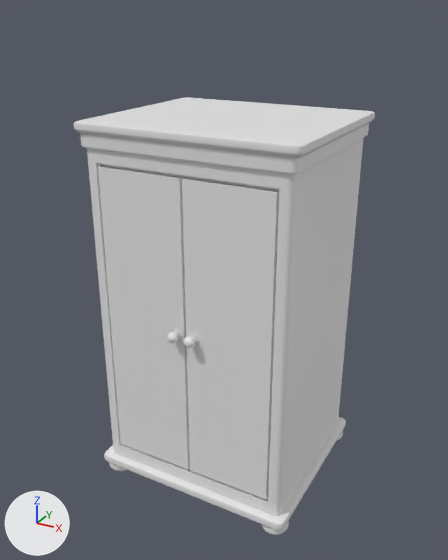
The FBX model ProjectIII_TheBigOne/Assets/Models/World/Elements/Physical/Static/Drawer/Wardrove1.fbx, before and after one commit.
Rendered twice from a camera (50 mm lens) standing at (-1.17, 0.36, 2.37) and looking at (-2.56, 2.9, 1.1). Lighting does not change. The marker at lower left points along +X, +Y and +Z. Materials are left out; every surface is plain grey. Where no turn or scale is listed for an object, it has been applied to the vertices.

Before the edit, the objects in view are built like this:
```python
me_mesh = bpy.data.meshes.new('Mesh')
me_mesh.from_pydata(...)  # 1538 vertices, 1480 faces; spans x -0.54..0.54, y -0.49..0.49, z -0.96..0.96
me_mesh.materials.append(mat_lambert1)
ob_wardrove1 = bpy.data.objects.new('Wardrove1', me_mesh)
ob_wardrove1.location = (-2.547, 2.928, 0.955)
```
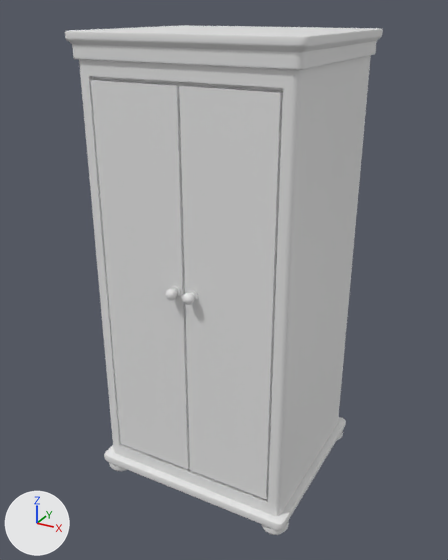
The change, as a list of edits to the scene's bpy script:
```text
Change me_mesh:
    where me_mesh.from_pydata(...)  # 1538 vertices, 1480 faces; spans x -0.54..0.54, y -0.49..0.49, z -0.96..0.96
    used by ob_wardrove1; location = (-2.547, 2.928, 0.955)
    me_mesh part 1: the loose piece of 112 vertices spanning x 0.02..0.07, y -0.49..-0.43, z -0.01..0.05 is moved by (0.0, 0.0, 0.22)
    me_mesh part 2: the loose piece of 112 vertices spanning x -0.07..-0.02, y -0.49..-0.43, z -0.01..0.05 is moved by (0.0, 0.0, 0.22)
    me_mesh part 3: all 239 vertices in x -0.54..0.54, y -0.46..0.48, z 0.76..0.96 are moved by (0.0, 0.0, 0.37)
```

Changed parts and their boxes (x1, y1, x2, y2) in the pictures (448 x 560 px; the box of a moved part takes in the faces that stretch with it):
'Wardrove1', reshaped (16% taller): before (74, 97, 375, 535); after (65, 25, 383, 535)
part 1 of me_mesh, moved or reshaped: before (184, 333, 199, 348); after (182, 290, 198, 305)
part 2 of me_mesh, moved or reshaped: before (167, 329, 182, 343); after (165, 286, 181, 301)
part 3 of me_mesh, moved or reshaped: before (74, 97, 375, 366); after (65, 25, 383, 366)
